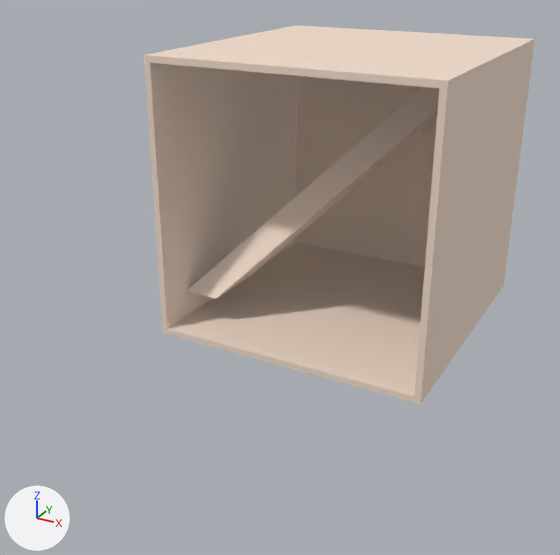
The OBJ model demos/_RESOURCES/cornellBox3wall.obj: old version first, new version second.
Both versions are drawn from a 50 mm lens placed at (5.04, -11.49, 3.82), pointed at (-0.3, -1.78, -1.03). The axes (+X, +Y, +Z) are drawn at lower left. The lights are the same throughout. Where no turn or scale is listed for an object, it has been applied to the vertices.

The first picture shows 'cornellBox3wall'.
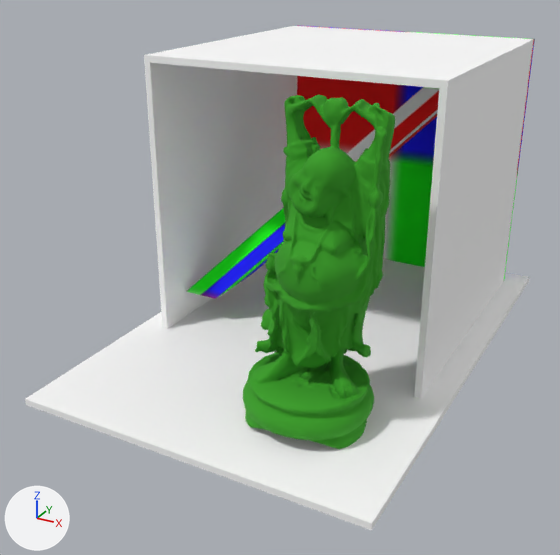
The change, as a list of edits to the scene's bpy script:
```text
Add img_green_jpg:
    img_green_jpg = load_image('green.jpg', 'green.jpg', 16, 16, 'sRGB')
Add img_uv_jpg:
    img_uv_jpg = load_image('UV.jpg', 'UV.jpg', 16, 16, 'sRGB')
Add img_white_jpg:
    img_white_jpg = load_image('white.jpg', 'white.jpg', 16, 16, 'sRGB')
Add mat_green:
    mat_green = principled_material('Green')
    mat_green.texture = img_green_jpg
    mat_green.roughness = 0.9
Add mat_front:
    mat_front = principled_material('Front')
    mat_front.texture = img_uv_jpg
    mat_front.roughness = 0.9
Add mat_top:
    mat_top = principled_material('Top')
    mat_top.texture = img_white_jpg
    mat_top.roughness = 0.9
Change me_cornellbox3wall:
    used by ob_cornellbox3wall; location = (0.0, 0.0, 0.0)
    remove me_cornellbox3wall.from_pydata(...)  # 48 vertices, 72 faces; spans x -2.26..2.26, y -2.3..2.4, z -2.26..2.26
    add me_cornellbox3wall.from_pydata(...)  # 17444 vertices, 34778 faces; spans x -2.64..2.64, y -5.01..2.81, z -2.26..2.26
    me_cornellbox3wall part 1: a new loose piece, a box spanning x -2.64..2.64, y -5.01..2.81, z -2.26..-2.16, in mat_top (picture img_white_jpg)
    me_cornellbox3wall part 2: a new loose piece of 17391 vertices spanning x 0.17..1.94, y -4.34..-2.57, z -2.18..2.11, in mat_green (picture img_green_jpg)
    me_cornellbox3wall part 3: the loose piece of 8 vertices spanning x -2.16..2.16, y -2.3..2.3, z -2.26..-2.16 is deleted
    me_cornellbox3wall part 4
    14 faces are deleted
    5 vertices are added at (1.28, -3.07, -1.3), (1.29, -3.08, -1.3), (1.28, -3.08, -1.3), (1.29, -3.08, -1.31), (1.29, -3.08, -1.3)
    7 new faces join them, mat_top (picture img_white_jpg)
    7 new faces join them, mat_front (picture img_uv_jpg)
    6 new faces join them, mat_green (picture img_green_jpg)
    me_cornellbox3wall part 5: 29 faces spanning x -2.26..2.26, y -2.3..2.3, z -2.26..2.26 switch from mat_wire_228184153 (beige #f3ddcb) to mat_top (picture img_white_jpg)
    me_cornellbox3wall part 6: 17 faces spanning x -2.26..2.26, y -1.72..2.4, z -2.26..2.26 switch from mat_wire_228184153 (beige #f3ddcb) to mat_front (picture img_uv_jpg)
    me_cornellbox3wall part 7: the surface is now shaded smooth
    add me_cornellbox3wall.materials.append(mat_green)  # picture img_green_jpg
```

Boxes (x1, y1, x2, y2) around the edits, measured in the pictures (560 x 555 px; the box of a moved part takes in the faces that stretch with it):
'cornellBox3wall', reshaped (30% wider, 33% taller)
    before: (144, 25, 535, 404)
    after: (25, 25, 535, 530)
part 1 of me_cornellbox3wall, added
    after: (25, 259, 530, 530)
part 2 of me_cornellbox3wall, added (green)
    after: (243, 95, 395, 449)
part 3 of me_cornellbox3wall, deleted (beige)
    before: (167, 242, 425, 403)
part 4 of me_cornellbox3wall, moved or reshaped
    both: (147, 25, 534, 267)
part 5 of me_cornellbox3wall, recoloured
    both: (144, 26, 533, 398)
part 6 of me_cornellbox3wall, recoloured
    both: (186, 39, 535, 299)
